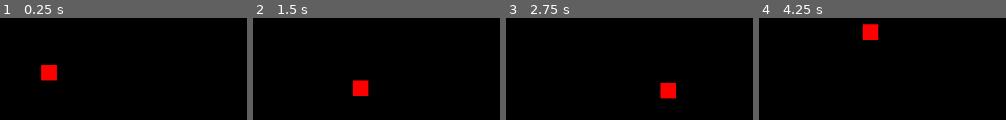
Above: before the commit, frames 1-4 (left to right).
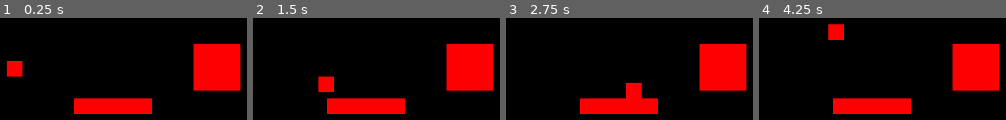
Above: after the commit, the same moments.

Repository: hsandt/bot-competition
Game: Godot game, scene res://Scenes/Arena.tscn
Same seed, same stepped clock (60 frames per second), same inputs: the game is played once before the commit and once after it.
Inputs:
- Up to frame 1 (0.25 s): no input
- Up to frame 2 (1.5 s): tap Enter at 0.5 s; hold Right (ui_right) 0.53-1.28 s; tap Space at 1.25 s; hold Down (ui_down) from 1.28 s (still down)
- Up to frame 3 (2.75 s): tap Enter at 2 s; release Down (ui_down) at 2.03 s; hold Right (ui_right) from 2.03 s (still down)
- Up to frame 4 (4.25 s): tap Space at 2.75 s; release Right (ui_right) at 2.78 s; hold Up (ui_up) 2.78-3.53 s; tap Enter at 3.5 s; hold Left (ui_left) from 3.53 s (still down)

The runs differ from the first frame. In frame 1, 16% of the frame differs, in the area x 2-98%, y 24-95%; in frame 2, 16%; in frame 3, 16%; in frame 4, 16%, in the area x 27-98%, y 5-95%.

Commit message:
[ARENA] Added Goal with dummy body_entered signal

Diff:
--- a/Scenes/Arena.tscn
+++ b/Scenes/Arena.tscn
@@ -1,8 +1,9 @@
-[gd_scene load_steps=6 format=2]
+[gd_scene load_steps=7 format=2]
 
 [ext_resource path="res://Scripts/KinematicBody2D.gd" type="Script" id=1]
 [ext_resource path="res://Graphics/Sprites/square_red.png" type="Texture" id=2]
 [ext_resource path="res://Scripts/AppManager.gd" type="Script" id=3]
+[ext_resource path="res://Scenes/Prefabs/Goal.tscn" type="PackedScene" id=4]
 
 [sub_resource type="RectangleShape2D" id=1]
 
@@ -14,7 +15,7 @@
 custom_solver_bias = 0.0
 extents = Vector2( 50, 10 )
 
-[node name="Root" type="Node2D" index="0"]
+[node name="Root" type="Node2D"]
 
 [node name="Camera2D" type="Camera2D" parent="." index="0"]
 
@@ -44,7 +45,7 @@
 
 [node name="KinematicBody2D" type="KinematicBody2D" parent="." index="1"]
 
-position = Vector2( 128, 96.5825 )
+position = Vector2( 84.4274, 91.7411 )
 input_pickable = false
 collision_layer = 1
 collision_mask = 1
@@ -82,6 +83,7 @@
 [node name="Sprite" type="Sprite" parent="Wall" index="0"]
 
 scale = Vector2( 5, 1 )
+texture = ExtResource( 2 )
 _sections_unfolded = [ "Material", "Offset", "Transform" ]
 
 [node name="CollisionShape2D" type="CollisionShape2D" parent="Wall" index="1"]
@@ -93,3 +95,7 @@
 
 script = ExtResource( 3 )
 _sections_unfolded = [ "Pause" ]
+
+[node name="Node2D" parent="." index="4" instance=ExtResource( 4 )]
+
+position = Vector2( 342.859, 89.786 )
--- /dev/null
+++ b/Scenes/Prefabs/Goal.tscn
@@ -0,0 +1,55 @@
+[gd_scene load_steps=4 format=2]
+
+[ext_resource path="res://Graphics/Sprites/square_red.png" type="Texture" id=1]
+
+[sub_resource type="GDScript" id=2]
+
+script/source = "extends Node2D
+
+func _on_Area2D_body_entered(body):
+	print(5)
+"
+
+[sub_resource type="RectangleShape2D" id=1]
+
+custom_solver_bias = 0.0
+extents = Vector2( 30, 30 )
+_sections_unfolded = [ "Resource" ]
+
+[node name="Node2D" type="Node2D" index="0"]
+
+script = SubResource( 2 )
+_sections_unfolded = [ "Transform" ]
+__meta__ = {
+"_edit_lock_": true
+}
+
+[node name="Area2D" type="Area2D" parent="." index="0"]
+
+input_pickable = true
+gravity_vec = Vector2( 0, 1 )
+gravity = 98.0
+linear_damp = 0.1
+angular_damp = 1.0
+audio_bus_override = false
+audio_bus_name = "Master"
+_sections_unfolded = [ "Collision" ]
+
+[node name="CollisionShape2D" type="CollisionShape2D" parent="Area2D" index="0"]
+
+shape = SubResource( 1 )
+_sections_unfolded = [ "Transform" ]
+
+[node name="Sprite" type="Sprite" parent="." index="1"]
+
+scale = Vector2( 3, 3 )
+texture = ExtResource( 1 )
+_sections_unfolded = [ "Transform" ]
+
+[connection signal="body_entered" from="Area2D" to="." method="_on_Area2D_body_entered"]
+
+[connection signal="body_exited" from="Area2D" to="." method="_on_Area2D_body_exited"]
+
+[connection signal="renamed" from="Area2D/CollisionShape2D" to="." method="_on_CollisionShape2D_renamed"]
+
+[connection signal="tree_exited" from="Area2D/CollisionShape2D" to="Area2D/CollisionShape2D" method="_on_CollisionShape2D_tree_exited"]
